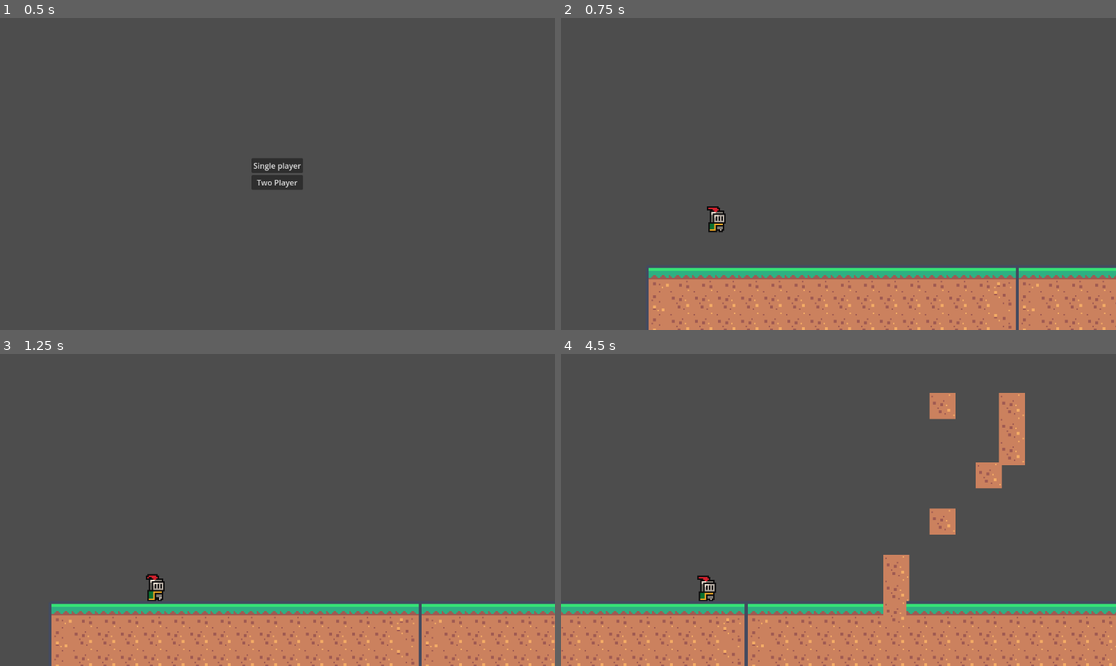
Above: before the commit, frames 1-4 (two rows, left to right).
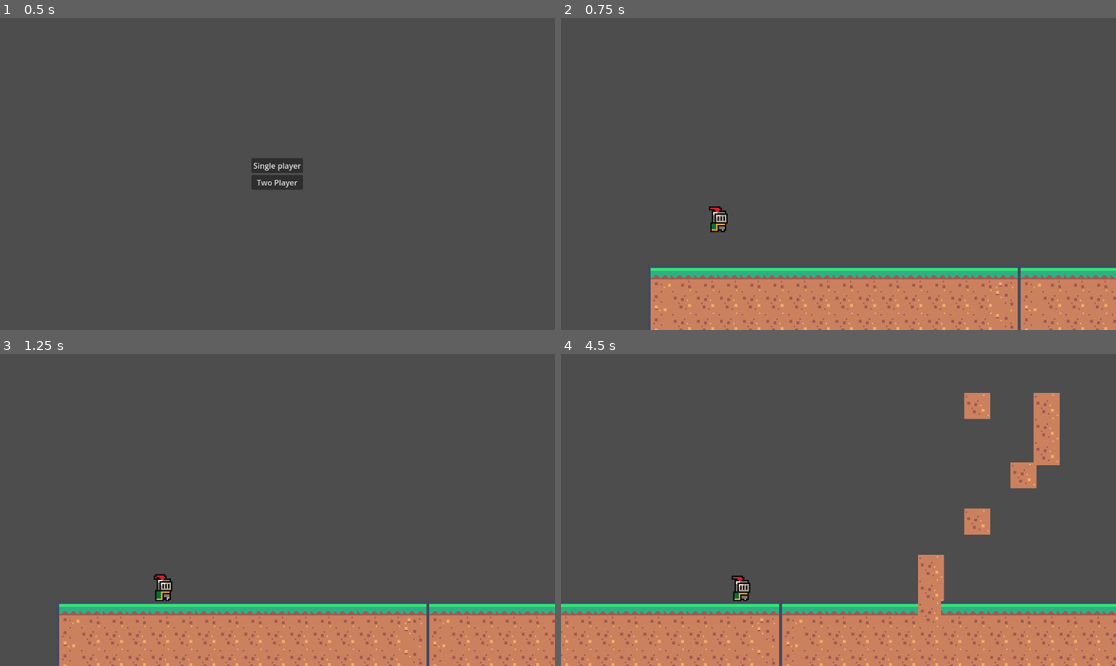
Above: after the commit, the same moments.

Repository: sublollipp/resonant_runners
Game: Godot game, scene res://Scenes/test_start.tscn
The game is run twice, just before and just after one commit, with the same random seed, the same clock (stepped at 60 frames per second) and the same inputs.
Inputs:
- Up to frame 1 (0.5 s): no input
- Up to frame 2 (0.75 s): click "Single player" at 0.5 s
- Up to frame 3 (1.25 s): no input
- Up to frame 4 (4.5 s): hold Right (2Right) 1.28-2.78 s; tap Down (2Crouch) at 1.35, 2.85, 4.35 s; tap Up (2Jump) at 1.52, 2.27, 3.77 s; tap S (Crouch) at 2.1, 3.6 s; hold Left (2Left) 2.78-3.53 s; hold Right (2Right) from 3.53 s (still down)

Frame 1 is identical in both runs. In frame 2, 2.4% of the frame differs, in the area x 15-100%, y 60-100%; in frame 3, 3.2%; in frame 4, 10%, in the area x 0-100%, y 12-100%.

Commit message:
Dynamisk kamera

Diff:
--- a/Scenes/main_level_scene.tscn
+++ b/Scenes/main_level_scene.tscn
@@ -1,15 +1,17 @@
-[gd_scene load_steps=4 format=3 uid="uid://bt1k50fibwooe"]
+[gd_scene load_steps=5 format=3 uid="uid://bt1k50fibwooe"]
 
 [ext_resource type="Script" uid="uid://drfmsmg3robd3" path="res://Scripts/gamescript.gd" id="1_45vkp"]
+[ext_resource type="Script" uid="uid://cypdhfdtsryu4" path="res://Scripts/cam_controller.gd" id="2_kk53g"]
 [ext_resource type="Script" uid="uid://cwuklv4bl5blt" path="res://Scripts/segment_spawner.gd" id="3_i6njh"]
 
 [sub_resource type="RectangleShape2D" id="RectangleShape2D_r4ohu"]
-size = Vector2(49, 392)
+size = Vector2(56, 396)
 
 [node name="MainLevelScene" type="Node2D"]
 script = ExtResource("1_45vkp")
 
 [node name="CamController" type="Node2D" parent="."]
+script = ExtResource("2_kk53g")
 
 [node name="Camera2D" type="Camera2D" parent="CamController"]
 position = Vector2(124, -64)
@@ -19,13 +21,20 @@
 collision_layer = 16
 
 [node name="CollisionShape2D" type="CollisionShape2D" parent="CamController/LeftLimit"]
-position = Vector2(-48.5, -144)
+position = Vector2(-132, -142)
 shape = SubResource("RectangleShape2D_r4ohu")
+
+[node name="ColorRect" type="ColorRect" parent="CamController/LeftLimit"]
+offset_left = -160.0
+offset_top = -192.0
+offset_right = -104.0
+offset_bottom = 56.0
+color = Color(1, 0, 0, 1)
 
 [node name="RightLimit" type="StaticBody2D" parent="CamController"]
 
 [node name="CollisionShape2D" type="CollisionShape2D" parent="CamController/RightLimit"]
-position = Vector2(304, -144)
+position = Vector2(336, -144)
 shape = SubResource("RectangleShape2D_r4ohu")
 
 [node name="SegmentSpawner" type="Node2D" parent="."]
--- /dev/null
+++ b/Scripts/cam_controller.gd
@@ -0,0 +1,21 @@
+extends Node2D
+
+@onready var centerx : int = $Camera2D.position.x
+var positionOffset : float = 0
+
+@export var lerpSpeed : float = 0.2 ## Kameraets hastighed når der skal ændres offset.
+@export var rangeScale : float = 0.5  ## Hvor meget bevægelsen "udvider" banen - 0.5 vil f.eks. give 0.25 baners plads bagved kameraets statposition og foran kameraets startposition - 0.5 i alt
+
+func _ready() -> void:
+	print("Center X: ", centerx)
+
+func _process(delta: float) -> void:
+	var playerCount : int = 0
+	var totalPos : int = 0
+	for player : Player in get_tree().get_nodes_in_group("players"):
+		playerCount += 1
+		totalPos += player.position.x - centerx
+		print("Position: ", player.position.x)
+	if playerCount:
+		positionOffset = round((totalPos / playerCount) * rangeScale)
+	$Camera2D.offset.x = lerp($Camera2D.offset.x, positionOffset, 0.2 * delta)
--- a/Scripts/player.gd
+++ b/Scripts/player.gd
@@ -76,7 +76,6 @@
 	var direction : float = Input.get_axis(leftKey, rightKey)
 
 	if direction:
-		print(position.x)
 		animation.play("Running")
 
 		if direction > 0:
@@ -108,5 +107,4 @@
 	if Input.is_action_just_released(crouchKey):  #ineffektiv kode skal være on release istedet
 		is_crouching = false
 		collision_shape_2d.shape.size.y = start_collision_shape_height
-
 	move_and_slide()
--- a/Scripts/segment_spawner.gd
+++ b/Scripts/segment_spawner.gd
@@ -30,7 +30,7 @@
 
 func remove_segment():
 	for currentSegment in get_children():
-		if cam_controller.position.x > currentSegment.position.x + currentSegment.width + 100:
+		if cam_controller.position.x > currentSegment.position.x + currentSegment.width + 300:
 			print("free")
 			currentSegment.queue_free()
 
Not shown, added: Scripts/cam_controller.gd.uid
